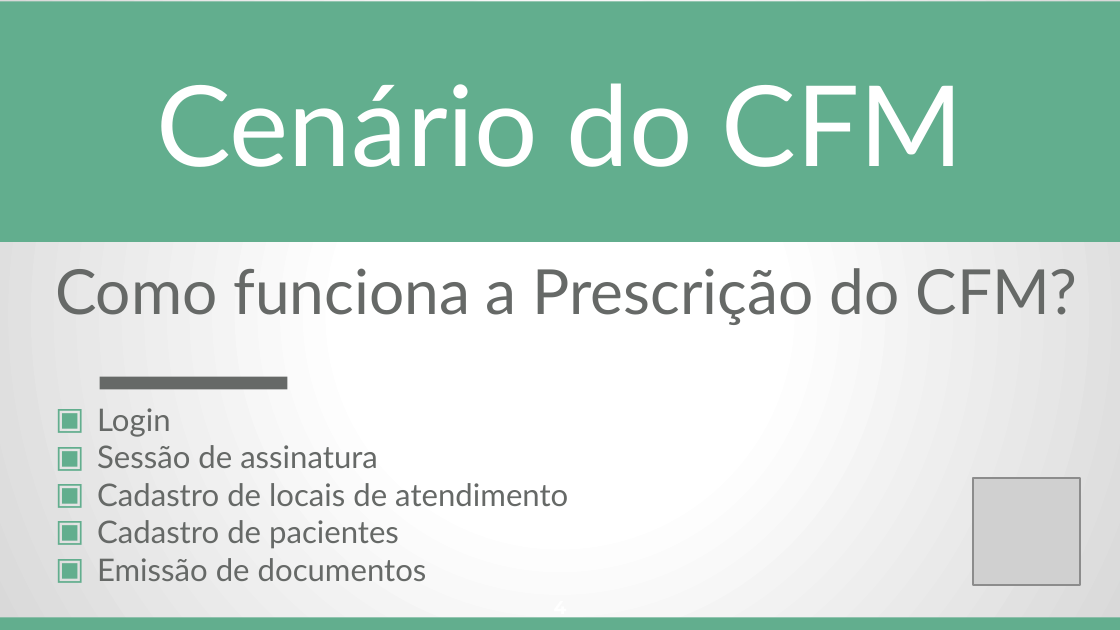
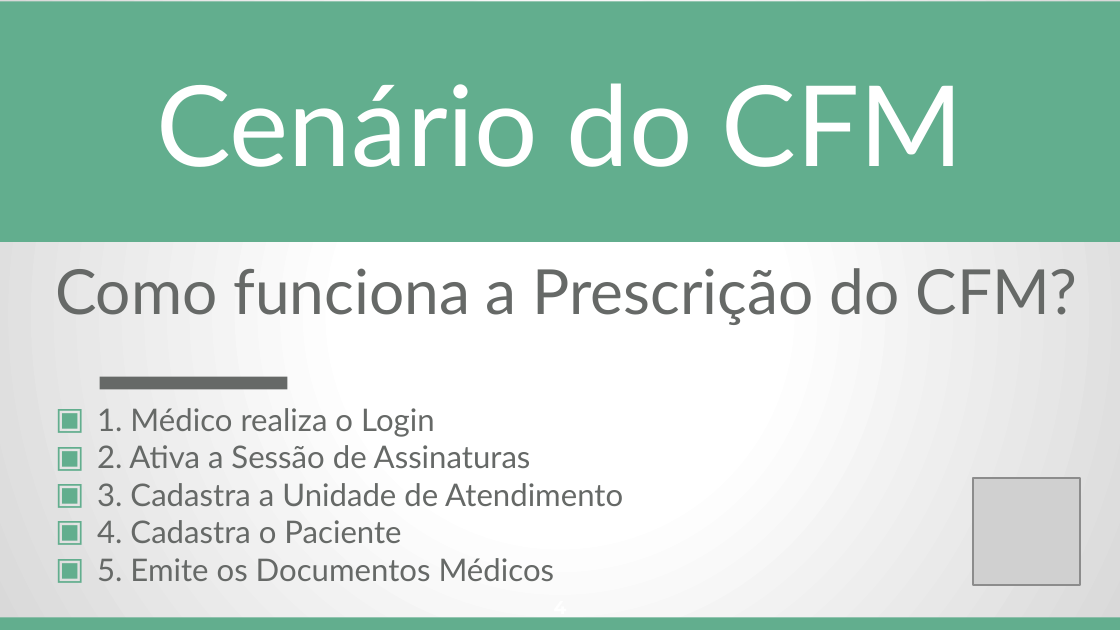
Before and after one commit to Conselho-Federal-de-Medicina/integracao-prescricao-cfm, a slide deck: slide 4 of docs/apresentacao/Integracao_com_a_Prescricao_Eletronica_do_CFM.pptx. Drawn at 1120x630 pixels with LibreOffice and Linux fonts; fonts in the diff are those of the drawing; grey boxes stand for pictures. Boxes give left, top, right and bottom in pixels: in the first picture for what was removed or moved away, otherwise in the second. Text is boxed around its words. In the diff, an @@ line names an element or a change of style, - is before the commit and + after.

```diff
--- a/docs/apresentacao/Integracao_com_a_Prescricao_Eletronica_do_CFM.pptx
+++ b/docs/apresentacao/Integracao_com_a_Prescricao_Eletronica_do_CFM.pptx
@@ text at box(97, 408, 623, 581): text changed @@
-▣ Login
-▣ Sessão de assinatura
-▣ Cadastro de locais de atendimento
-▣ Cadastro de pacientes
-▣ Emissão de documentos
+▣ 1. Médico realiza o Login
+▣ 2. Ativa a Sessão de Assinaturas
+▣ 3. Cadastra a Unidade de Atendimento
+▣ 4. Cadastra o Paciente
+▣ 5. Emite os Documentos Médicos
```
Also in this commit, not shown: 9 other slides changed, 4 slides removed.
